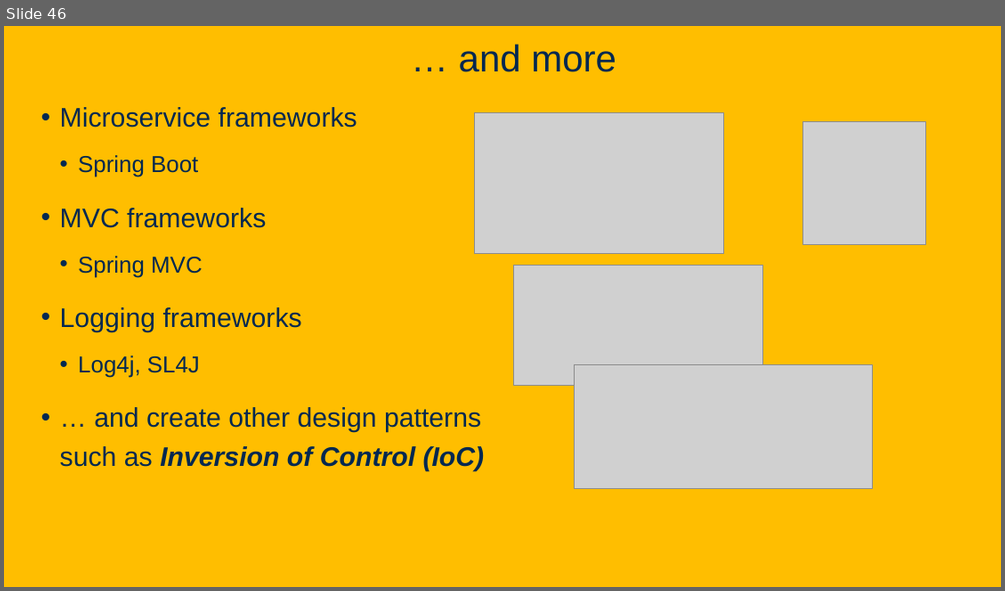
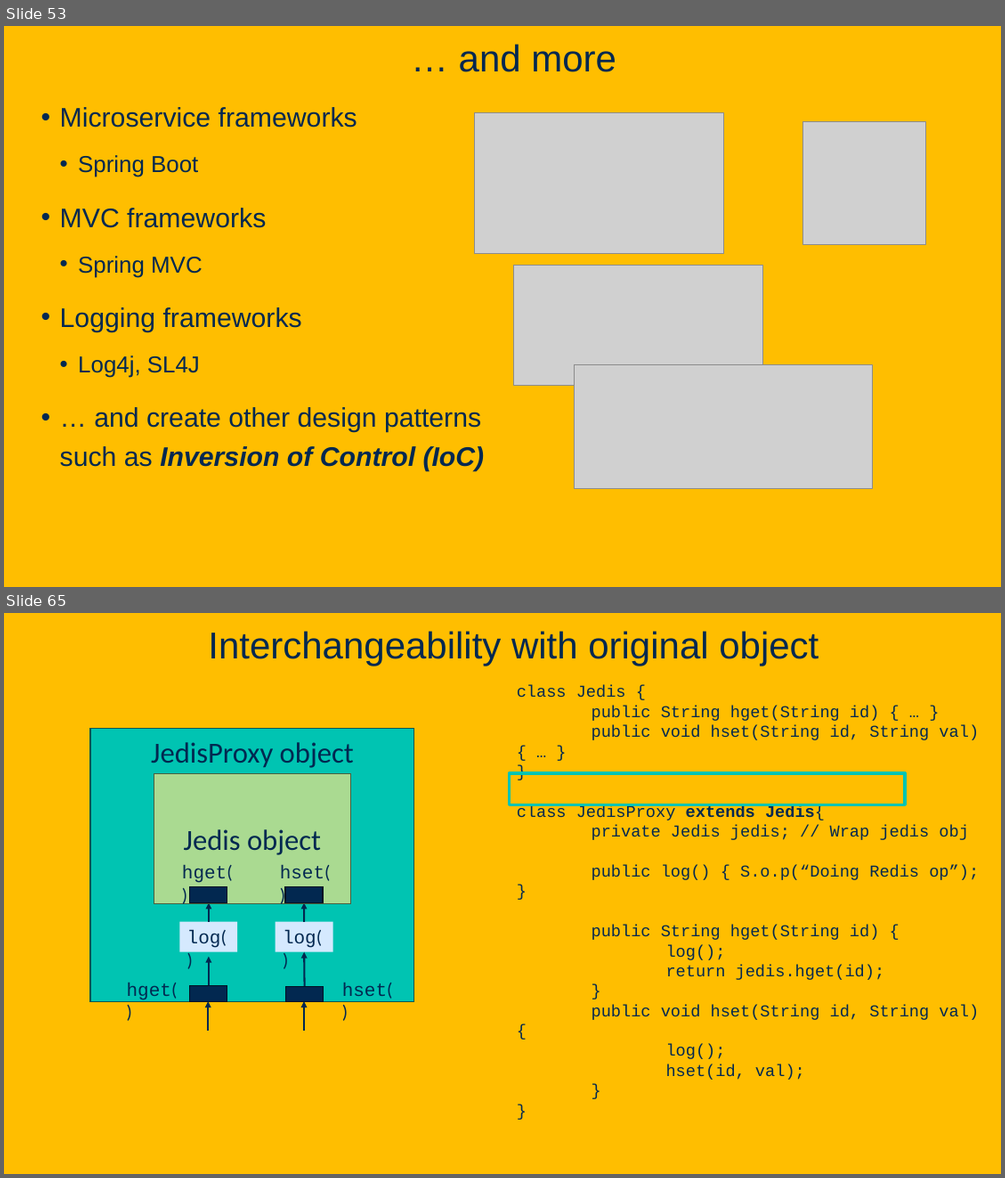
Before and after one commit to davsec-teaching/ECS160-Winter2025, a slide deck: slides/5_annotations_and_reflection.pptx. Shown one above the other, each under a label of ours: slide 46 before the commit, slides 53 and 65 after it; the slides between them are not shown. The pictures are 1005x591 and 1005x1178 pixels, drawn with LibreOffice and Linux fonts; fonts in the diff are those of the drawing; grey boxes stand for pictures; background and template pictures are left out. Boxes give left, top, right and bottom in pixels: in the first picture for what was removed or moved away, otherwise in the second. Text is boxed around its words. In the diff, an @@ line names an element or a change of style, - is before the commit and + after.

```diff
--- a/slides/5_annotations_and_reflection.pptx
+++ b/slides/5_annotations_and_reflection.pptx
@@ slide 65 added at [4,613,1001,1174], background picture (left out) @@
@@ title added at [208,631,818,666], 36 pt, text #022850 @@
+Interchangeability with original object
@@ text added at [517,685,979,1079], 16 pt, text #022850 @@
+class Jedis {
+public String hget(String id) { … }
+public void hset(String id, String val) { … }
+}
+class JedisProxy extends Jedis{
+private Jedis jedis; // Wrap jedis obj
+public log() { S.o.p(“Doing Redis op”); }
+public String hget(String id) {
+log();
+return jedis.hget(id);
+}
+public void hset(String id, String val) {
+log();
+hset(id, val);
+}
+}
@@ rectangle added at [509,773,905,804], outline #00C4B2 3 pt @@
@@ group added at [154,774,351,903]: 3 rectangles, 2 texts @@
+Jedis object
+hget()
+hset()
@@ group added at [90,728,413,1030]: 6 arrows, 5 rectangles, 3 texts @@
+hget
+JedisProxy object
+hget()
+hset()
+log()
+log()
@@ what was slide 46 is now slide 53 @@
```
Also in this commit, not shown: 4 slides changed, 35 other slides added, 2 slides removed.
